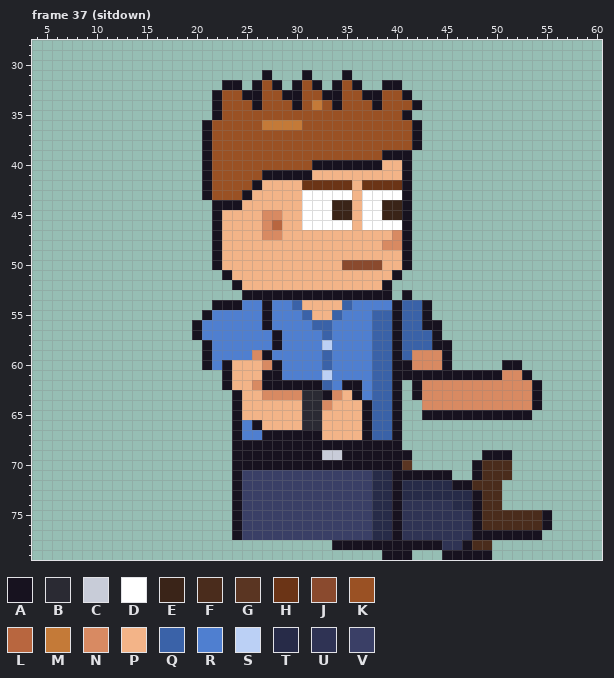
Two versions of one pixel-art file, sprites/custom/custom_intern_spiky_right_anim.aseprite. The picture above is the old version.
64x80 pixels, 129 frames. Shown: frame 37 (sitdown): x 4..60, y 28..79. The commit also changed other frames, which this record leaves out.
Visible layers, top first: "Arm Top", "Hair", "Face", "Watch", "Near Arm", "Collar", "Belt", "Shirt", "Body", "Back Arm", "Pants", "Shoes".
Palette (. is transparent): A #17121f  B #2a2a33  C #c8ccd8  D #ffffff  E #3a2418  F #4a2c1c  G #5a3522  H #6b3416  J #8a4a2e  K #9a5124  L #b8663f  M #c47a38  N #d88a62  P #f3b488  Q #3a62a8  R #4f7fd0  S #bbd0f5  T #272b48  U #2f3354  V #3a3f66
Pixels before, frame 37 (sitdown) (only the part around the change), first column x 20:
59 .ARRRRNARRRRRQRRRRQQAQNNNA...............
60 .ARAPPPNARRRRQRRRRQQAANNNA.....AA........
61 ...APPPAARRRRSRRRRQQAAAAAAAAAAANNA.......
62 ...APPNAAAAAAQRAARQQA.ANNNNNNNNNNNA......
63 ....APPNNNNBBANPARQQA.ANNNNNNNNNNNA......
64 ....APPPPPPBBNPPPAQQA..NNNNNNNNNNNA......
65 ....APPPPPPBBPPPPAQQA..AAAAAAAAAAA.......
66 ....ARAPPPPBBPPPPAQQA....................
67 ....ARRAAAAAAPPPPAQQA....................
68 ....AAAAAAAAAAAAAAAAA....................
69 ....AAAAAAAAACCAAAAAAA.......AAA.........
70 ....AAAAAAAAAAAAAAAAAG......AFFF.........
71 ....AVVVVVVVVVVVVVTTAAAAAA..AFFF.........
72 ....AVVVVVVVVVVVVVTTATTTTTAAFFF..........
73 ....AVVVVVVVVVVVVVTTATTTTTTTAFF..........
74 ....AVVVVVVVVVVVVVTTAUUUUUTTAFF..........
75 ....AVVVVVVVVVVVVVTTAUUUUUUUAFFFFFFA.....
76 ....AVVVVVVVVVVVVVTTAUUUUUUUAFFFFFFA.....
77 ....AVVVVVVVVVVVVVTTAUUUUUUUAAAAAAA......
78 ..............AAAAAAAAAAAUUAFF...........
79 ...................AAA...AAAAA...........
After the commit:
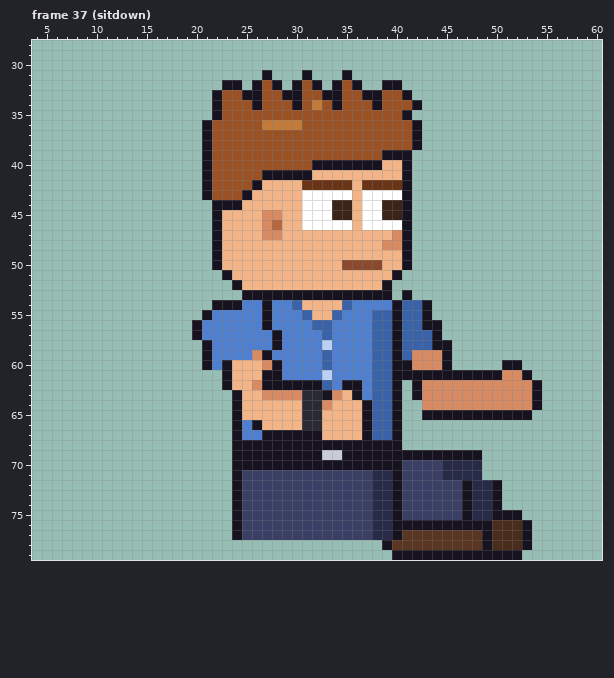
Diff:
Changed rows in their new state; - is an unchanged pixel.
Frame 37 (sitdown), layers "Pants", "Shoes":
first column x 34:
69 --------AAAAAAA...----
70 -------VVVVTTTT...----
71 -------VVVVTTTT...----
72 -------VVVVVV-TTA-----
73 -------VVVVVVATTA-----
74 -------VVVVVVATTA-----
75 -------VVVVVVATTAAA...
76 -------AAAAAAA-A---A..
77 -------GGGGGGGG-FFF-.-
78 .....-GGGGGGGGGAFFFA--
79 -----.--AAA-----AAA---
Pixel boxes of the changes (left, top, right, bottom) in both pictures:
changed: (332, 450, 552, 560)
